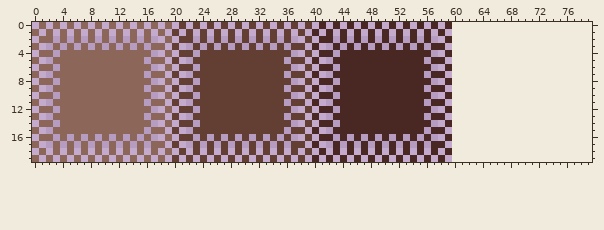
Two versions of one pixel-art file, Soil/Assets/baseSoilTileSet.aseprite. The picture above was drawn from the file before the commit.
60x20 pixels, 1 frame. The old version is drawn lined up with the new one, on the new canvas.
After:
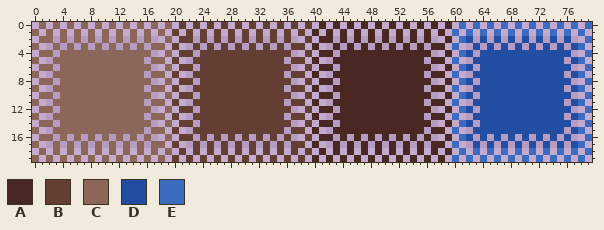
Palette (. is transparent): A #492722  B #633e33  C #8d665a  D #214ea2  E #3c6bc2
Changes in this commit:
canvas 60x20 -> 80x20
The author put colour D in row 2 at x 62, 64, 66, 68, 70, 72, 74 and 76; in row 3 at x 63, 65, 67, 69, 71, 73, 75 and 77; in row 4 at x 62 and 64 to 76; in row 5 at x 63 to 75 and 77; in row 6 at x 62 and 64 to 76; in row 7 at x 63 to 75 and 77.
The author put colour D in row 8 at x 62 and 64 to 76; in row 9 at x 63 to 75 and 77; in row 10 at x 62 and 64 to 76; in row 11 at x 63 to 75 and 77; in row 12 at x 62 and 64 to 76; in row 13 at x 63 to 75 and 77.
The author put colour D in row 14 at x 62 and 64 to 76; in row 15 at x 63 to 75 and 77; in row 16 at x 62, 64, 66, 68, 70, 72, 74 and 76; in row 17 at x 63, 65, 67, 69, 71, 73, 75 and 77.
The author put colour E in row 0 at x 61, 63, 65, 67, 69, 71, 73, 75, 77 and 79; in row 1 at x 60, 62, 64, 66, 68, 70, 72, 74, 76 and 78; in row 2 at x 61 and 79; in row 3 at x 60 and 78; in row 4 at x 61 and 79; in row 5 at x 60 and 78.
The author put colour E in row 6 at x 61 and 79; in row 7 at x 60 and 78; in row 8 at x 61 and 79; in row 9 at x 60 and 78; in row 10 at x 61 and 79; in row 11 at x 60 and 78.
The author put colour E in row 12 at x 61 and 79; in row 13 at x 60 and 78; in row 14 at x 61 and 79; in row 15 at x 60 and 78; in row 16 at x 61 and 79; in row 17 at x 60 and 78.
The author put colour E in row 18 at x 61, 63, 65, 67, 69, 71, 73, 75, 77 and 79; in row 19 at x 60, 62, 64, 66, 68, 70, 72, 74, 76 and 78.
Boxes around the changes in both pictures, in picture pixels (x1, y1, x2, y2):
added: (452, 22, 592, 162)
